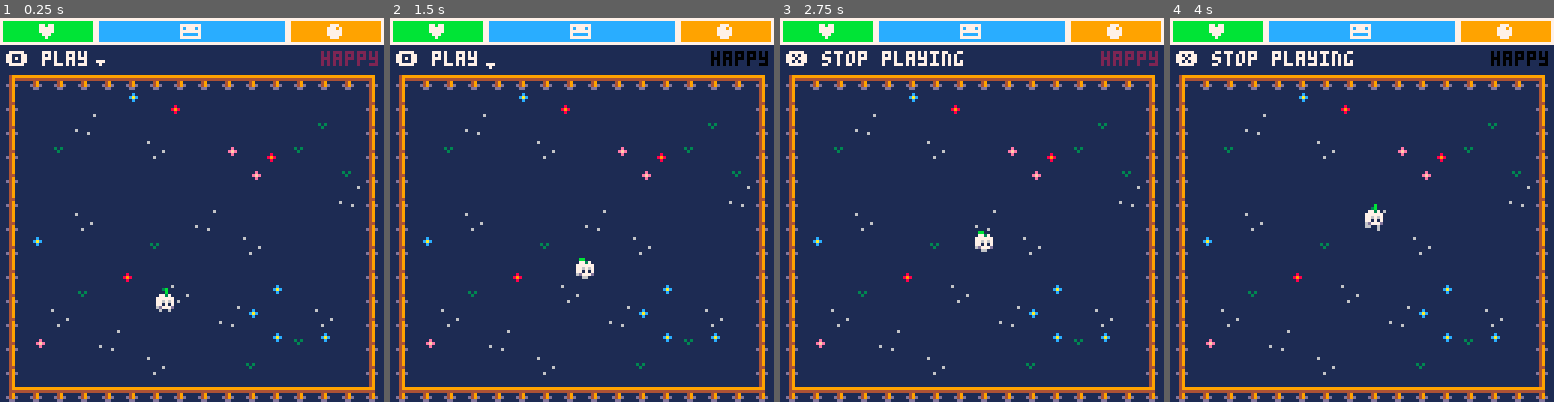
Above: before the commit, frames 1-4 (left to right).
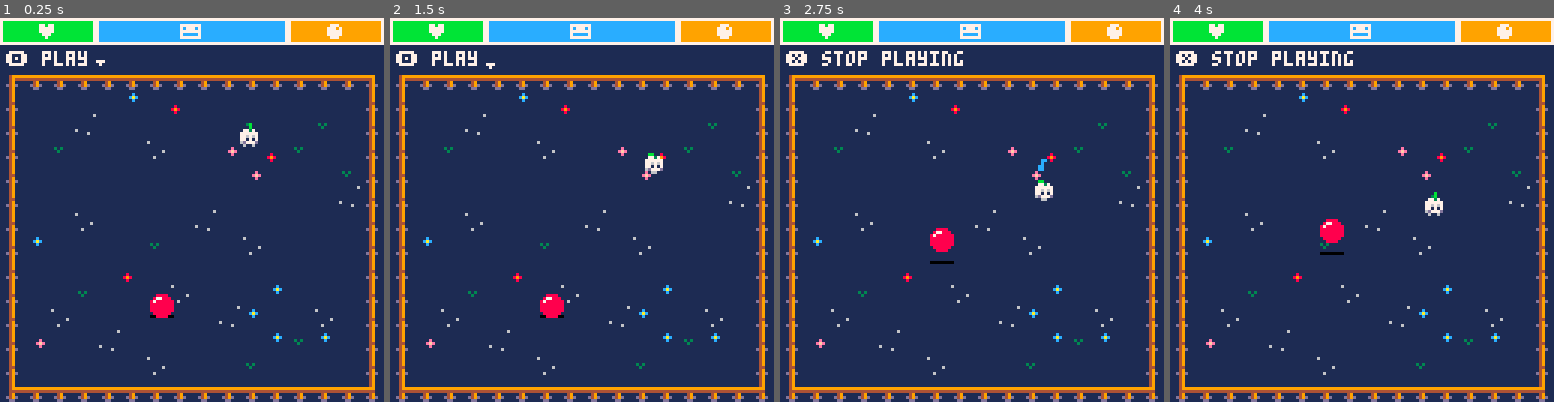
Above: after the commit, the same moments.

Repository: Skylarity/turnip-tot
Game: PICO-8 cartridge turnip-tot.p8
Two runs of this game, one before a commit and one after it. Both use one fixed random seed, a clock stepped at 60 frames per second and the inputs below.
Inputs:
- Up to frame 1 (0.25 s): no input
- Up to frame 2 (1.5 s): tap X (X key) at 0.33, 1.07 s; tap O (Z key) at 0.7 s
- Up to frame 3 (2.75 s): hold Right 1.6-2.1 s; tap O (Z key) at 1.7, 2.1, 2.5 s; tap X (X key) at 1.85 s; hold Up 2.15-2.42 s; hold Right from 2.47 s (still down)
- Up to frame 4 (4 s): tap O (Z key) at 2.9, 3.3, 3.7 s; tap X (X key) at 2.97 s; release Right at 3.03 s; hold Left 3.08-3.58 s; hold Down 3.63-3.97 s

The runs differ from the first frame. In frame 1, 0.9% of the frame differs, in the area x 39-99%, y 8-79%; in frame 2, 1.0%; in frame 3, 1.1%, in the area x 39-99%, y 8-65%; in frame 4, 1.1%.

Commit message:
Started to get "playing" working

Diff:
--- a/turnip-tot.p8
+++ b/turnip-tot.p8
@@ -3,6 +3,28 @@
 __lua__
 --ˇturnip totˇ
 --made with ♥ by skyler rexroad
+
+-- utility --
+-------------
+-- from http://lua-users.org/wiki/copytable
+function deepcopy(orig)
+	local orig_type = type(orig)
+	local copy
+	if orig_type == 'table' then
+		copy = {}
+		for orig_key, orig_value in next, orig, nil do
+		    copy[deepcopy(orig_key)] = deepcopy(orig_value)
+		end
+		setmetatable(copy, deepcopy(getmetatable(orig)))
+	else -- number, string, boolean, etc
+		copy = orig
+	end
+	return copy
+end
+
+function nrml(v,mn,mx)
+	return (v-mn) / (mx-mn)
+end
 
 -- globals --
 -------------
@@ -11,6 +33,12 @@
 classes = {}
 player = nil
 tot = nil
+ball = nil
+
+tot_bnd = {
+	minx=5, miny=21,
+	maxx=115, maxy=115
+}
 
 bg_color = 1
 shake = 0
@@ -102,7 +130,7 @@
 
 -- saving --
 ------------
-save_id = "sr_turnip_friend"
+save_id = "skylarity_turnip_tot_v0"
 saved = 0
 save_game_saved = 0
 save_age = 1
@@ -123,6 +151,10 @@
 
 	-- initialize player --
 	player = init_obj(player,64,64)
+
+	-- initialize interactables --
+	local ball_spot = get_rnd_tot_spot(64,64)
+	ball = init_obj(ball,ball_spot.x,ball_spot.y)
 
 	-- initialize tot --
 	local init_spot = get_rnd_tot_spot(64,64)
@@ -171,14 +203,10 @@
 function log(txt,x,y)
 	print(txt,x,y,flr(time()*4)%2==0 and 0 or 2)
 end
+
 -->8
 -- turnip tot class --
 ----------------------
-
-tot_bnd = {
-	minx=16, miny=24,
-	maxx=111, maxy=111
-}
 
 turnip_tot = {
 init=function(this)
@@ -187,7 +215,7 @@
 	this.hpmax = 255
 	this.hp = this.hpmax
 	this.happymax = 255
-	this.mood_i = 1 --happy
+	this.mood_i = 1
 	this.mood = nil
 	this.happy = this.happymax
 	this.hungermax = 255
@@ -208,6 +236,11 @@
 	this.spr_off = 0
 
 	-- mood --
+	this.e_t_max = 500
+	this.get_et=function()
+		return rnd(this.e_t_max)+50
+	end
+	this.emote_timer = this.get_et()
 	init_tot_mood(this.mood_i,this)
 
 	-- movement --
@@ -239,6 +272,13 @@
 			this.mv_cntdwn = rnd(200)+50
 			this.target = get_rnd_tot_spot(this.x,this.y)
 		end
+	end
+
+	-- mood --
+	this.emote_timer -= 1
+	if this.emote_timer <= 0 then
+		local em = this.mood.emote(this.x,this.y-4)
+		this.emote_timer = this.get_et()
 	end
 
 	-- hunger --
@@ -264,11 +304,6 @@
 		end
 	end
 	spr(this.spr,this.x,this.y,1,1,this.flip.x,this.flip.y)
-
-	-- mood --
-	log(this.mood.name,
-			127-(#this.mood.name*4),
-			11)
 end
 }
 add(classes,turnip_tot)
@@ -304,10 +339,47 @@
 	end
 end
 
+-- emotes --
+------------
+emote = {
+flash = 0,
+init=function(this)
+	this.timer = rnd(50)+25
+end,
+update=function(this)
+	this.y-=rnd(1)+(sin(time())*0.25)
+	this.x+=cos(time())*0.25
+
+	this.timer -= 1
+	if this.timer <= 0 then
+		del(objects,this)
+	end
+end,
+draw=function(this)
+	pal()
+	if flr(time()*3)%2==0 then
+		pal(7,this.class.flash)
+	end
+	spr(this.spr,this.x,this.y)
+	pal()
+end,
+}
+function emote_factory(s,f)
+	local e = deepcopy(emote)
+	e.tile = s --sprite
+	e.flash = f --flash color
+	return function(x,y)
+		return init_obj(e,x,y)
+	end
+end
+
+-- moods --
+-----------
 tot_moods = {
 --█ happy █--
 {
 name="happy",
+emote=emote_factory(21,12),
 init=function(tot)
 	--todo
 end,
@@ -321,6 +393,7 @@
 --█ bored █--
 {
 name="bored",
+emote=emote_factory(22,15),
 init=function(tot)
 	--todo
 end,
@@ -334,6 +407,7 @@
 --█ sad █--
 {
 name="sad",
+emote=emote_factory(23,13),
 init=function(tot)
 	--todo
 end,
@@ -347,6 +421,7 @@
 --█ hungry █--
 {
 name="hungry",
+emote=emote_factory(24,9),
 init=function(tot)
 	--todo
 end,
@@ -360,6 +435,7 @@
 --█ sick █--
 {
 name="sick",
+emote=emote_factory(25,2),
 init=function(tot)
 	--todo
 end,
@@ -424,7 +500,7 @@
 
 	--bg
 	rectfill(x,y,x+w,y+8,clrbg)
-	--hp
+	--fg
 	rectfill(x,y,x+val,y+8,clrfg)
 	--border
 	rect(x,y,x+w,y+8,7)
@@ -491,9 +567,18 @@
 --█ 2 - play █--
 {
 name="play",
-init=function(p)
-end,
 update=function(p)
+	if btnp(⬅️) then
+		ball.class.move(ball,-1,0)
+	elseif btnp(➡️) then
+		ball.class.move(ball,1,0)
+	elseif btnp(⬆️) then
+		ball.class.move(ball,0,-1)
+	elseif btnp(⬇️) then
+		ball.class.move(ball,0,1)
+	end
+
+	-- back --
 	to_idle_state(p)
 end,
 draw=function(p)
@@ -547,6 +632,90 @@
 function draw_back(action)
 	print("❎ stop "..action,2,11,7)
 end
+-->8
+-- interactables --
+-------------------
+
+ball = {
+name="ball",
+tile=36,
+move=function(this,dx,dy)
+	if not this.moving then
+		this.tx = mid(
+			tot_bnd.minx,
+			this.px+dx*32,
+			tot_bnd.maxx
+		)
+		this.ty = mid(
+			tot_bnd.miny,
+			this.py+dy*32,
+			tot_bnd.maxy
+		)
+		this.moving = true
+	end
+end,
+init=function(this)
+	-- movement --
+	this.moving = false
+	this.spd = 1
+
+	-- prev pos --
+	this.px = this.x
+	this.py = this.y
+
+	-- new pos
+	this.tx = this.x
+	this.ty = this.y
+
+	-- ball spr pos --
+	this.bx = this.x
+	this.by = this.y
+end,
+update=function(this)
+	-- movement --
+	if this.px != this.tx
+			or this.py != this.ty then
+		if this.x < this.tx then
+			this.x += this.spd
+		elseif this.x > this.tx then
+			this.x -= this.spd
+		end
+
+		if this.y < this.ty then
+			this.y += this.spd
+		elseif this.y > this.ty then
+			this.y -= this.spd
+		end
+	end
+
+	if this.x == this.tx
+			and this.y == this.ty then
+		this.px = this.tx
+		this.py = this.ty
+		this.moving = false
+	end
+
+	-- ball gfx --
+	this.bx = this.x
+
+	local prg = 0
+	if this.px != this.tx then
+		prg += nrml(this.x,this.tx-this.px,this.tx)
+	end
+	if this.py != this.ty then
+		prg += nrml(this.y,this.ty-this.py,this.ty)
+	end
+	this.by = this.y-abs(sin(prg)*4)
+end,
+draw=function(this)
+	line(this.x,this.y+7,
+			this.x+7,this.y+7,
+			0)
+	spr(this.spr,this.bx,this.by)
+end
+}
+add(classes,ball)
+
 __gfx__
 000000000000000000000000000000000000b0000000000000000000000000000000000000000000000000060000000000000000000000000000000000000000
 000000000000000000000000000000000003b000060000000000c000000000000000000000000000000000000000000000000000000000000000000000000000
@@ -558,20 +727,20 @@
 00000000006660000066600000d77700006006000000000000000000008000000000000000000000000000000000000000000000000000000000000000000000
 00bb00000003b00000bb000000000000000000000000000000000000000000000000000000000000000000000000000000000000000000000000000000000000
 007737000000b0000077370000000000000000000000000000000000000000000000000000000000000000000000000000000000000000000000000000000000
-07777770007737000777777000000000000b00000000000000000000000000000000000000000000000000000000000000000000000000000000000000000000
-0776767007777770077676700003b0000000b0000000000000000000000000000000000000000000000000000000000000000000000000000000000000000000
-07717170077676700771717000077700000030000000000000000000000000000000000000000000000000000000000000000000000000000000000000000000
-06d777d00771717006d777d000717100000777000000000000000000000000000000000000000000000000000000000000000000000000000000000000000000
-0600006006d777d00006600000d77700007171000000000000000000000000000000000000000000000000000000000000000000000000000000000000000000
+07777770007737000777777000000000000b00000000770000000000007000700077070700000000000000000000000000000000000000000000000000000000
+0776767007777770077676700003b0000000b0000000700000000000077707770077077700077770000000000000000000000000000000000000000000000000
+07717170077676700771717000077700000030000007700000707070077707770077007000070700000000000000000000000000000000000000000000000000
+06d777d00771717006d777d000717100000777000007700000000000007707700007007000077770000000000000000000000000000000000000000000000000
+0600006006d777d00006600000d77700007171000000000000000000000707000007007000007070000000000000000000000000000000000000000000000000
 0000000000600600000000000000000000d777000000000000000000000000000000000000000000000000000000000000000000000000000000000000000000
-00000000000490000000000000000000000000000000000000000000000000000000000000000000000000000000000000000000000000000000000000000000
-00000000000490000000000000000000000000000000000000000000000000000000000000000000000000000000000000000000000000000000000000000000
-00000000000490000007000000000000000000000000000000000000000000000000000000000000000000000000000000000000000000000000000000000000
-99999999000490000077700000000000000000000000000000000000000000000000000000000000000000000000000000000000000000000000000000000000
-44444444000440000000000000000000000000000000000000000000000000000000000000000000000000000000000000000000000000000000000000000000
-00049000000490000000000000777000000000000000000000000000000000000000000000000000000000000000000000000000000000000000000000000000
-00d49d0000d49d000000000000070000000000000000000000000000000000000000000000000000000000000000000000000000000000000000000000000000
-000dd000000490000000000000000000000000000000000000000000000000000000000000000000000000000000000000000000000000000000000000000000
+00000000000490000000000000000000008888000000000000000000000000000000000000000000000000000000000000000000000000000000000000000000
+00000000000490000000000000000000087788800000000000000000000000000000000000000000000000000000000000000000000000000000000000000000
+00000000000490000007000000000000878888880000000000000000000000000000000000000000000000000000000000000000000000000000000000000000
+99999999000490000077700000000000888888880000000000000000000000000000000000000000000000000000000000000000000000000000000000000000
+44444444000440000000000000000000888888880000000000000000000000000000000000000000000000000000000000000000000000000000000000000000
+00049000000490000000000000777000888888880000000000000000000000000000000000000000000000000000000000000000000000000000000000000000
+00d49d0000d49d000000000000070000088888800000000000000000000000000000000000000000000000000000000000000000000000000000000000000000
+000dd000000490000000000000000000008888000000000000000000000000000000000000000000000000000000000000000000000000000000000000000000
 00049000000490000000000000000000000000000000000000000000000000000000000000000000000000000000000000000000000000000000000000000000
 00049000000490000000000000000000000000000000000000000000000000000000000000000000000000000000000000000000000000000000000000000000
 00049000000490000000000000000000000000000000000000000000000000000000000000000000000000000000000000000000000000000000000000000000
Not shown, changed: the thumbnail (__label__) section of turnip-tot.p8
